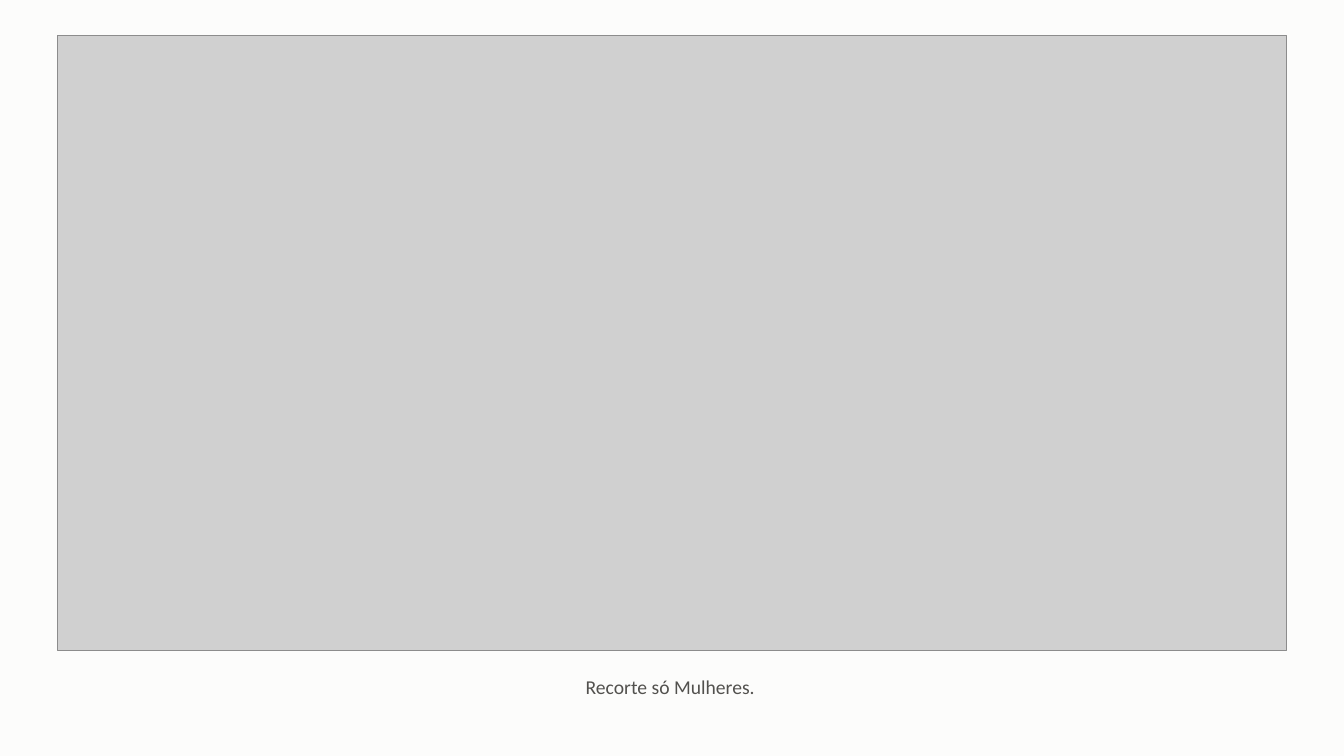
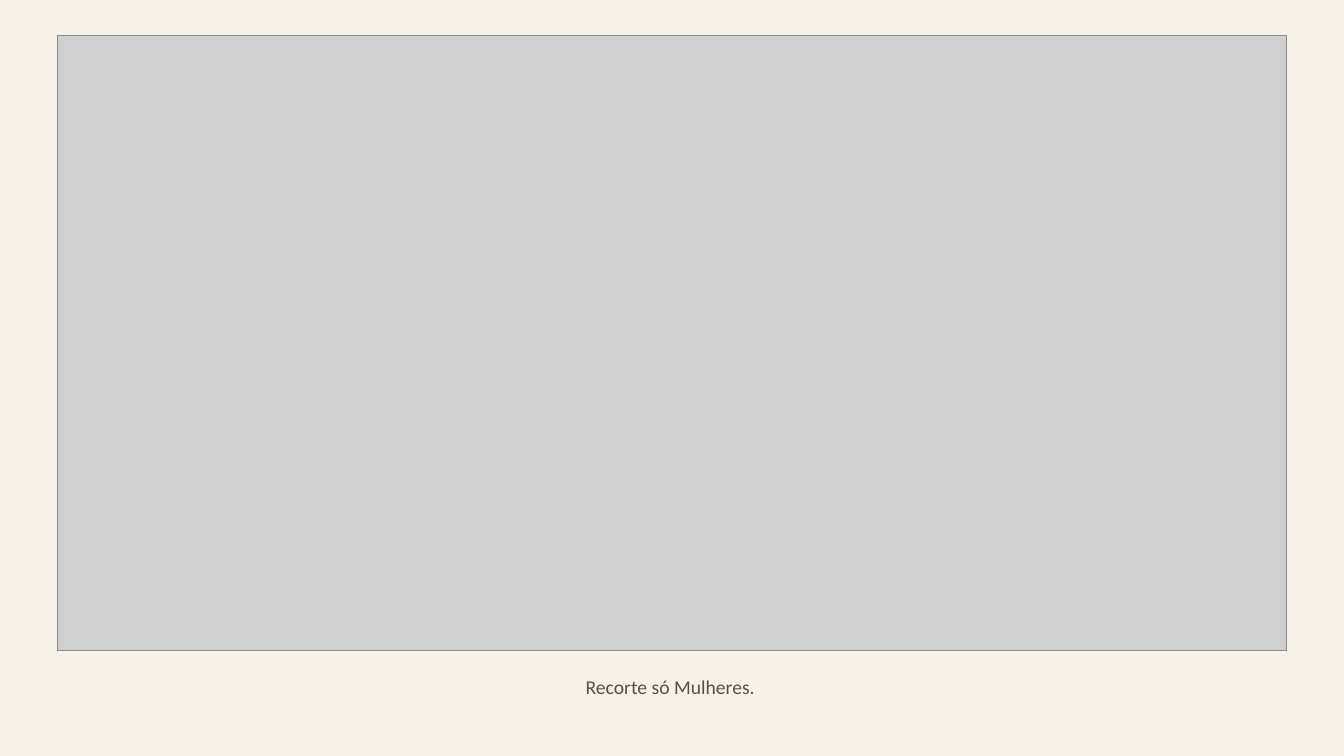
Before and after one commit to FelipeSantanaJ/Hub-Racial-Brasil, a slide deck: slide 28 of docs/Datahub_Racial_Brasil_Fase1.pptx. Drawn at 1344x756 pixels with LibreOffice and Linux fonts; fonts in the diff are those of the drawing; grey boxes stand for pictures. Boxes give left, top, right and bottom in pixels: in the first picture for what was removed or moved away, otherwise in the second. Text is boxed around its words. In the diff, an @@ line names an element or a change of style, - is before the commit and + after.

```diff
--- a/docs/Datahub_Racial_Brasil_Fase1.pptx
+++ b/docs/Datahub_Racial_Brasil_Fase1.pptx
@@ background #FCFCFB to #F7F2EA @@
@@ text "Recorte só Mulheres." at (586, 680, 755, 694): text colour #52514E to #5C4F3F @@
```
Also in this commit, not shown: 68 other slides changed, 55 other files.
